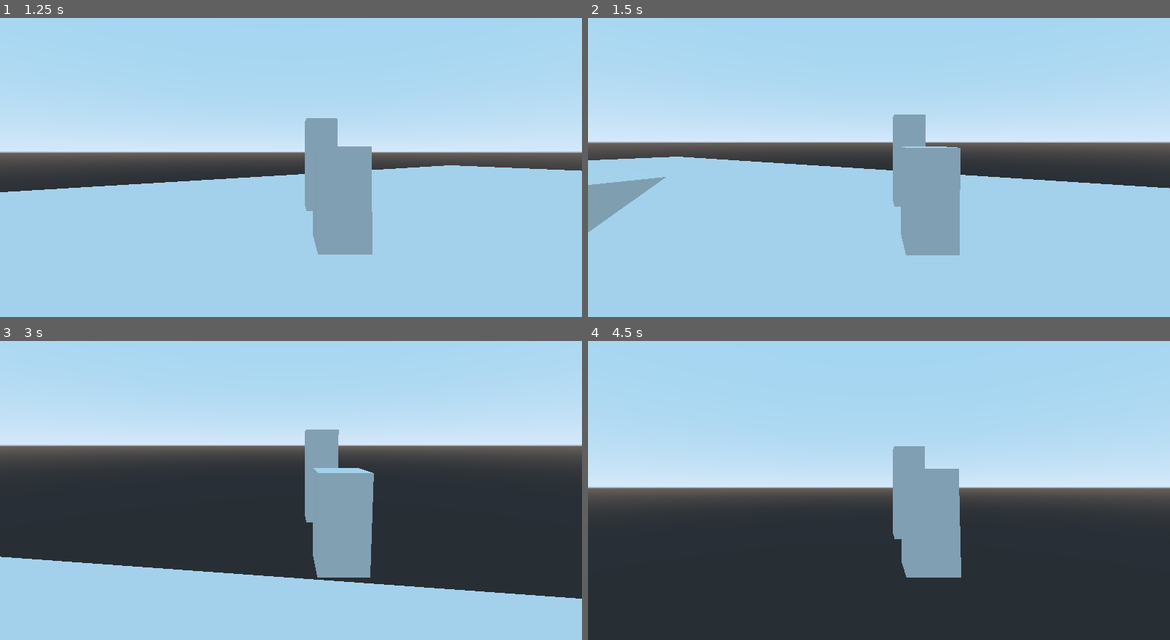
Above: before the commit, frames 1-4 (two rows, left to right).
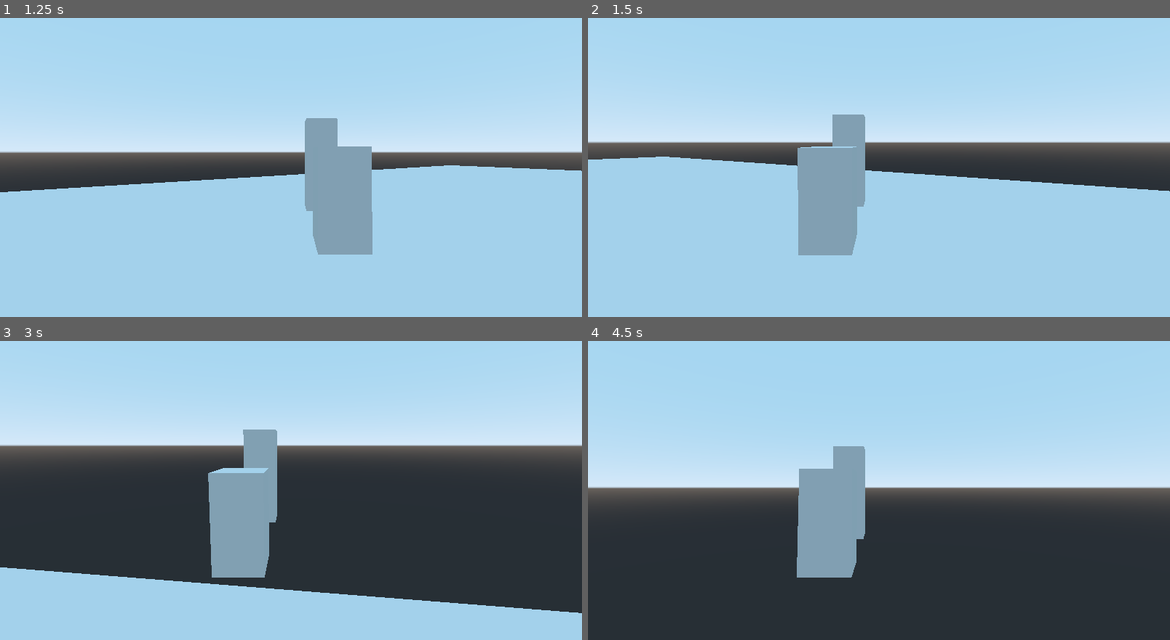
Above: after the commit, the same moments.

Repository: Paulpanther/MultiplayerTowerDefense
Game: Godot game, scene res://game/game.tscn
The game is run twice, just before and just after one commit, with the same random seed, the same clock (stepped at 60 frames per second) and the same inputs.
Inputs (mouse positions are in pixels of both pictures, inside the frame that each line leads up to):
- Up to frame 1 (1.25 s): tap Enter (ui_accept) at 0.5, 0.77 s; move the mouse to (320, 146) at 0.52 s; hold W (move_forward) from 0.53 s (still down); hold Q (camera_left) from 0.53 s (still down); click (320, 146) at 0.67 s; tap E (camera_right) at 0.8 s
- Up to frame 2 (1.5 s): keep holding W (move_forward); move the mouse to (849, 149) at 1.27 s; release Q (camera_left) at 1.28 s; tap E (camera_right) at 1.35 s
- Up to frame 3 (3 s): keep holding W (move_forward); tap Enter (ui_accept) at 1.52 s; tap Q (camera_left) at 1.55 s; move the mouse to (302, 463) at 2.02 s; hold Q (camera_left) 2.03-2.78 s; tap E (camera_right) at 2.3, 2.85 s; move the mouse to (285, 475) at 2.77 s; click (285, 475) at 2.92 s
- Up to frame 4 (4.5 s): keep holding W (move_forward); tap Enter (ui_accept) at 3.02, 3.77, 4.25 s; tap Q (camera_left) at 3.05 s; move the mouse to (919, 475) at 3.52 s; hold Q (camera_left) 3.53-4.28 s; tap E (camera_right) at 3.8, 4.35 s; move the mouse to (832, 466) at 4.27 s

Frame 1 is identical in both runs. In frame 2, 11% of the frame differs, in the area x 0-100%, y 32-80%; in frame 3, 13%, in the area x 0-100%, y 29-92%; in frame 4, 8.8%.

Commit message:
Add variable camera position

Diff:
--- a/player/CameraOrbit.gd
+++ b/player/CameraOrbit.gd
@@ -35,13 +35,12 @@
 	mouseDelta = Vector2()
 
 	# TBD: Change perspective
-	"""
-	var direction = Vector3.ZERO
+
+
 
 	if Input.is_action_pressed("camera_left") and !isLeft:
-		#global_translate(Vector3(1, 0, 0))
+		translate(Vector3(2, 0, 0))
 		isLeft = true
 	if Input.is_action_pressed("camera_right") and isLeft:
-		#global_translate(transform(Vector3(-1, 0, 0), )
+		translate(Vector3(-2, 0, 0))
 		isLeft = false
-"""
--- a/player/player.gd
+++ b/player/player.gd
@@ -21,6 +21,7 @@
 	if Input.is_action_pressed("move_right"):
 		direction.x -= 1
 
+
 	if direction != Vector3.ZERO:
 		direction = direction.normalized()
 
--- a/player/player.tscn
+++ b/player/player.tscn
@@ -51,7 +51,7 @@
 collision_mask = 2
 
 [node name="MeshInstance" type="MeshInstance" parent="Hand"]
-transform = Transform( 1, 0, 0, 0, 1, 0, 0, 0, 1, 0, 2.511, 0 )
+transform = Transform( 1, 0, 0, 0, 1, 0, 0, 0, 1, -0.00775719, 2.57286, -0.0348471 )
 mesh = SubResource( 3 )
 material/0 = null
 
